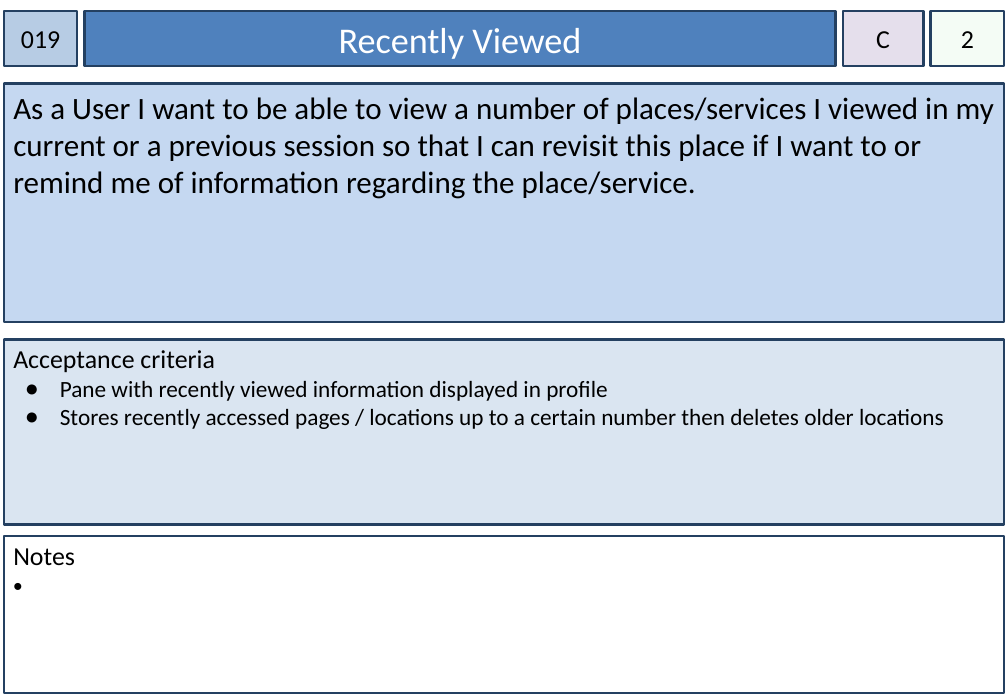
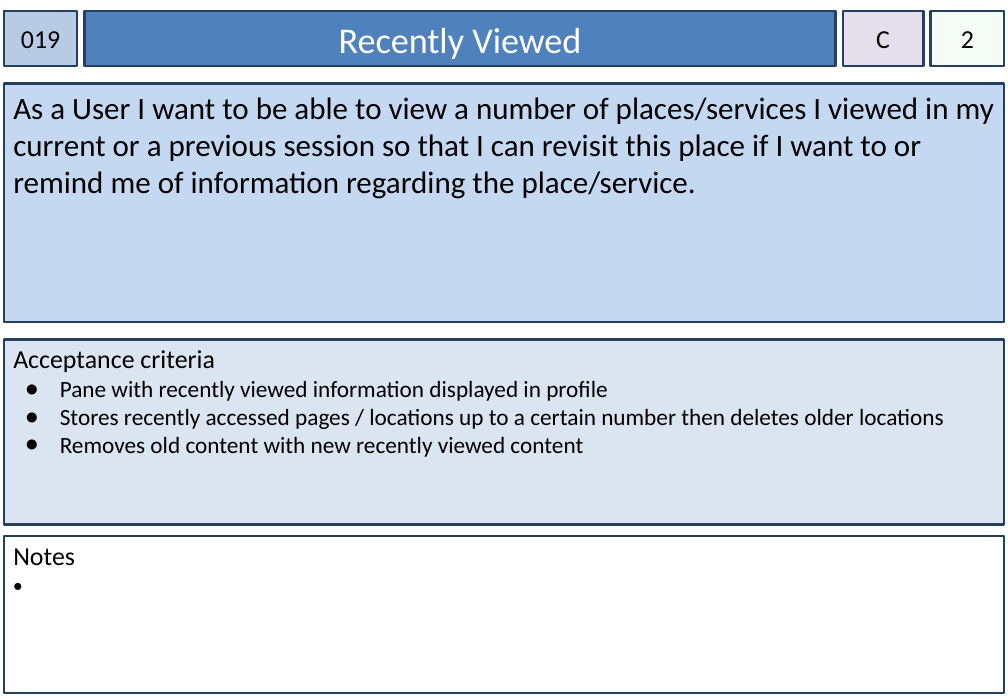
Before and after one commit to rickmccasker/IFB299, a slide deck: slide 21 of Documents/Story Cards.pptx. Drawn at 1008x698 pixels with LibreOffice and Linux fonts; fonts in the diff are those of the drawing. Boxes give left, top, right and bottom in pixels: in the first picture for what was removed or moved away, otherwise in the second. Text is boxed around its words. In the diff, an @@ line names an element or a change of style, - is before the commit and + after.

```diff
--- a/Documents/Story Cards.pptx
+++ b/Documents/Story Cards.pptx
@@ text in rectangle at box(60, 437, 583, 457): paragraph added @@
+● Removes old content with new recently viewed content
```
Also in this commit, not shown: 15 other slides changed, 1 slide added, 22 other files.
